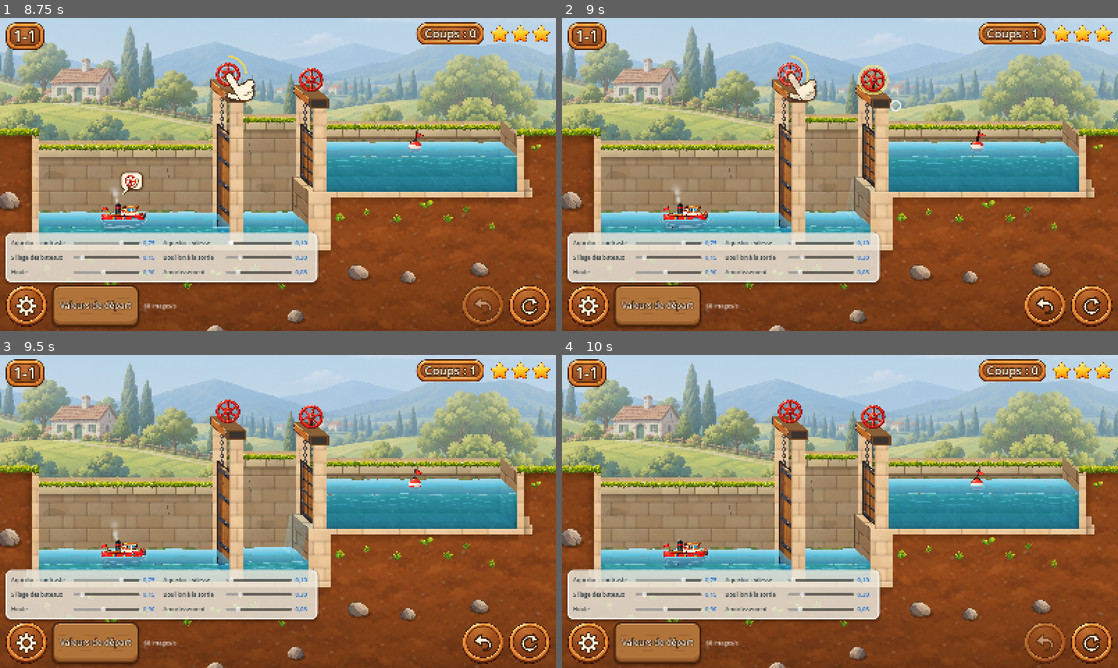
Above: before the commit, frames 1-4 (two rows, left to right).
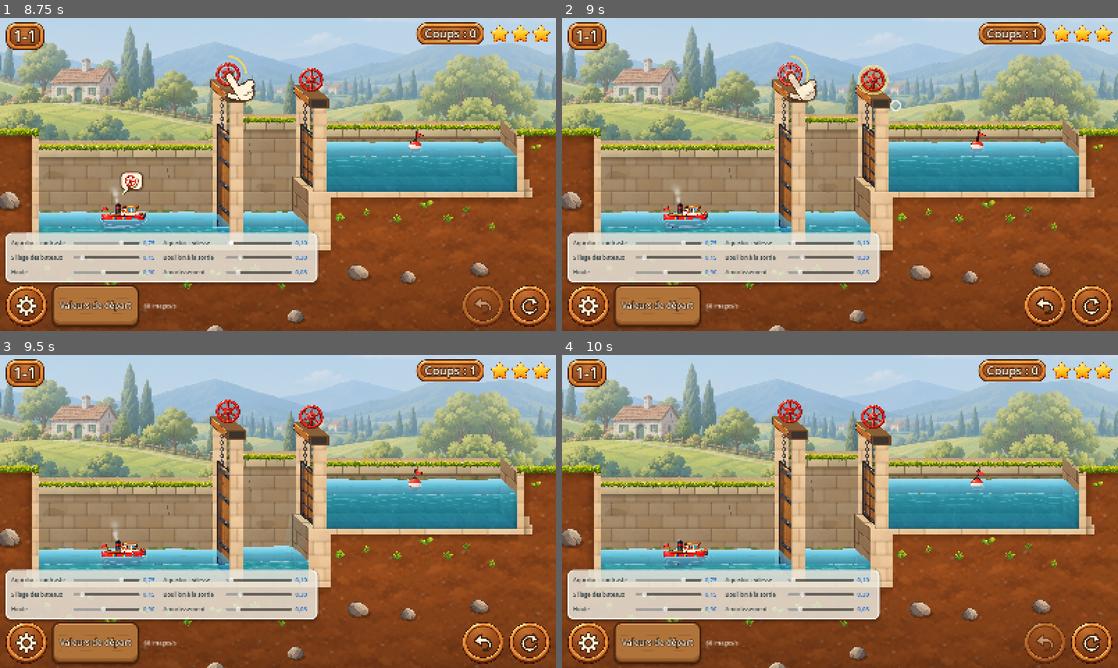
Above: after the commit, the same moments.

Repository: VincentDebaty/station
Game: Godot game, scene res://principal.tscn
Same seed, same stepped clock (60 frames per second), same inputs: the game is played once before the commit and once after it.
Inputs (mouse positions are in pixels of both pictures, inside the frame that each line leads up to):
- Up to frame 1 (8.75 s): click (528, 305) at 0.5 s; click (27, 305) at 1.25 s; click "Valeurs de départ" at 2 s; click (528, 305) at 2.75 s; click (27, 305) at 3.52 s; click (528, 305) at 4.25 s; click (27, 305) at 5 s; click "Valeurs de départ" at 5.75 s; click "Valeurs de départ" at 6.5 s; move the mouse to (400, 158) at 7.27 s; click (400, 158) at 7.42 s; drag from (166, 190) to (250, 237) at 8.02 s
- Up to frame 2 (9 s): move the mouse to (895, 105) at 8.77 s; click (895, 105) at 8.92 s
- Up to frame 3 (9.5 s): no input
- Up to frame 4 (10 s): click (1045, 642) at 9.5 s

Frame 1 is identical in both runs. In frame 2, 0.2% of the frame differs, in the area x 44-91%, y 16-68%; in frame 3, 0.5%, in the area x 43-93%, y 16-69%; in frame 4, nothing differs.

Commit message:
1-1 : la porte va vite entre eaux égales, lentement tant que l'eau passe
Vincent : « quand il n'y a pas de différence de niveau, l'écluse s'ouvre ou
se ferme plus rapidement ; s'il y a un écoulement, cela se fait lentement
jusqu'à ce que l'eau soit à niveau, et cela peut s'accélérer ».

La vitesse de la porte tenue suit l'écart entre les deux eaux : 1,2 s de
fermée à levée entre eaux égales, très lente sous une forte différence (l'eau
pousse contre le vantail), et elle accélère en douceur quand l'écart passe
sous une demi-unité. Le débit sous la porte est relevé d'autant, pour que le
sas se remplisse toujours en 6 s environ.

Vérifié sur film, une image par seconde : la première porte s'ouvre et se
ferme en une seconde, la seconde monte lentement pendant le remplissage
puis file en haut une fois les niveaux égaux.

Co-Authored-By: Claude Opus 5.5 <noreply@anthropic.com>

Diff:
--- a/prototypes/ecluses-godot/principal.gd
+++ b/prototypes/ecluses-godot/principal.gd
@@ -50,11 +50,15 @@
 var _sens := []           # le sens du prochain appui, par porte (+1 ouvrir, -1 fermer)
 var _maintien := -1       # la porte tenue, ou -1
 var _a_juger := false     # l'eau s'est-elle posée depuis le dernier geste ?
-# La porte monte d'un seul mouvement tant qu'on tient la roue : en 3,5 s de
-# fermée à levée. (D'abord, elle s'arrêtait entrouverte tant que les eaux
-# différaient, puis repartait une fois égales : Vincent la voyait « s'ouvrir
-# en deux temps ».)
-const VITESSE_OUVERTURE := 0.28  # par seconde
+# La porte bouge d'un seul mouvement tant qu'on tient la roue. (D'abord, elle
+# s'arrêtait entrouverte tant que les eaux différaient, puis repartait une
+# fois égales : Vincent la voyait « s'ouvrir en deux temps ».)
+# Vincent : sans différence de niveau, la porte s'ouvre ou se ferme vite
+# (en 1,2 s) ; tant que l'eau passe, lentement (l'eau pousse contre le
+# vantail), et elle accélère à mesure que les niveaux se rejoignent.
+const VITESSE_LIBRE := 0.85      # par seconde, eaux égales
+const VITESSE_POUSSEE := 0.12    # par seconde, sous une forte différence
+const ECART_LIBRE := 0.5         # en dessous de cet écart (unités), on accélère
 # L'eau qui passe sous la porte : un volume par seconde qui croît avec
 # l'ouverture, presque constant, et qui ne ralentit qu'à la fin, quand il
 # reste moins de 0,6 unité d'écart. Le sas du 1-1 monte à vitesse régulière
@@ -63,7 +67,7 @@
 # part fixe de ce qui restait à passer, puis Torricelli : presque toute l'eau
 # passait dans la première seconde, Vincent : « l'eau se déverse beaucoup trop
 # rapidement ».)
-const DEBIT := 1.4
+const DEBIT := 2.2   # la porte s'ouvre lentement tant que l'eau pousse : 6 s pour remplir le sas
 var _coule := false       # de l'eau passe sous une porte : ni bulle, ni main   # le sablier : laisser passer un coup (glace qui fond, marée, orage)
 var _pancarte: Pancarte   # le panneau d'éclusier de fin (pancarte.gd)
 var _lab_num: Label
@@ -980,10 +984,13 @@
 	var B: Array = N["bassins"]
 	if _maintien >= 0:
 		var i := _maintien
+		var ecart := absf(float(etat["niv"][i]) - float(etat["niv"][i + 1]))
+		var k := clampf(ecart / ECART_LIBRE, 0.0, 1.0)
+		var vitesse := lerpf(VITESSE_LIBRE, VITESSE_POUSSEE, k * k * (3.0 - 2.0 * k))
 		if _sens[i] > 0:
-			_ouv[i] = minf(_ouv[i] + VITESSE_OUVERTURE * dt, 1.0)
+			_ouv[i] = minf(_ouv[i] + vitesse * dt, 1.0)
 		else:
-			_ouv[i] = maxf(_ouv[i] - VITESSE_OUVERTURE * 1.3 * dt, 0.0)
+			_ouv[i] = maxf(_ouv[i] - vitesse * dt, 0.0)
 	# l'eau : sous chaque porte entrouverte, une part de ce qui reste à passer
 	var e_eau := etat.duplicate(true)
 	for i in N["liaisons"].size():
